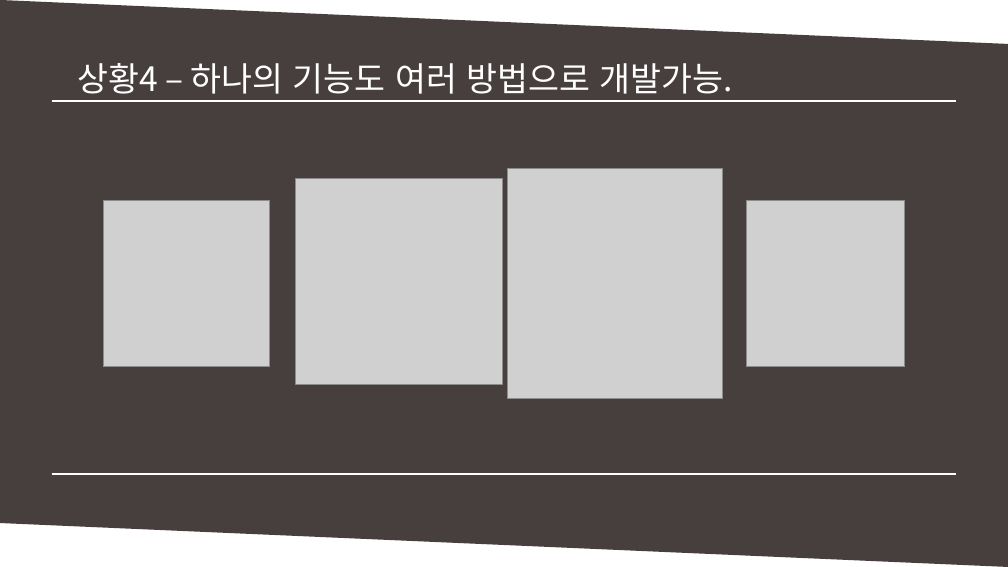
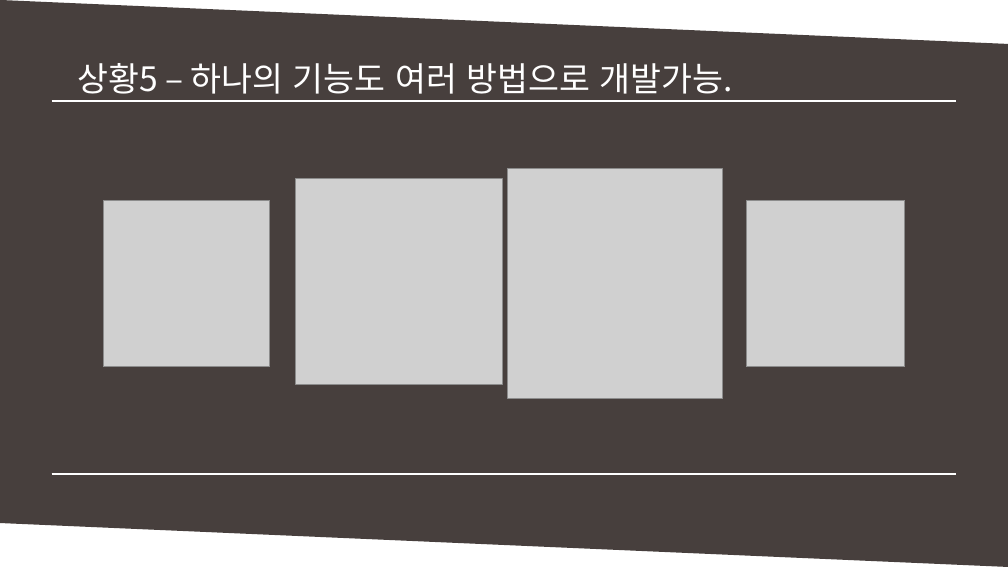
Before and after one commit to MinSikMoon/pptgit, a slide deck: slide 10 of git발표.pptx. Drawn at 1008x567 pixels with LibreOffice and Linux fonts; fonts in the diff are those of the drawing; grey boxes stand for pictures. Boxes give left, top, right and bottom in pixels: in the first picture for what was removed or moved away, otherwise in the second. Text is boxed around its words. In the diff, an @@ line names an element or a change of style, - is before the commit and + after.

```diff
--- a/git발표.pptx
+++ b/git발표.pptx
@@ text at <box>77,63,733,101</box>: text changed @@
-상황4 – 하나의 기능도 여러 방법으로 개발가능.
+상황5 – 하나의 기능도 여러 방법으로 개발가능.
```
Also in this commit, not shown: 13 other slides changed, 7 slides added, 1 slide removed.
